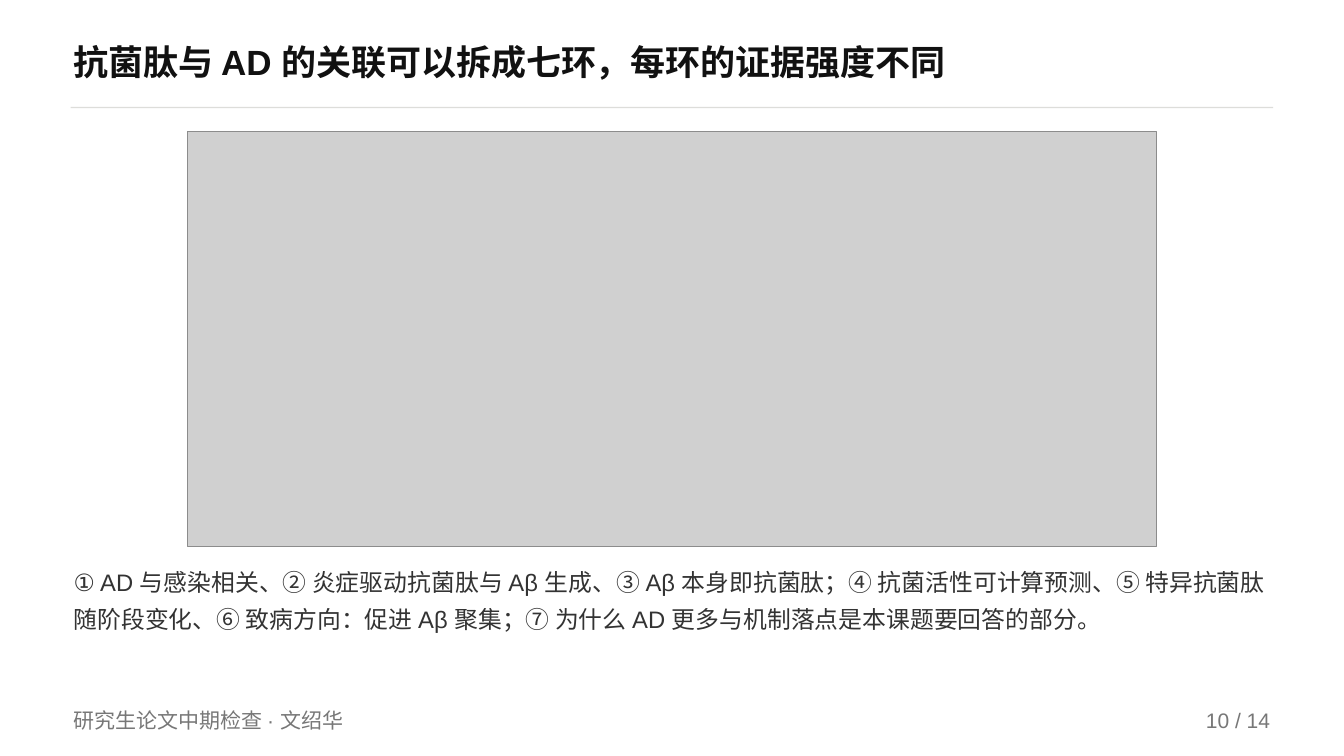
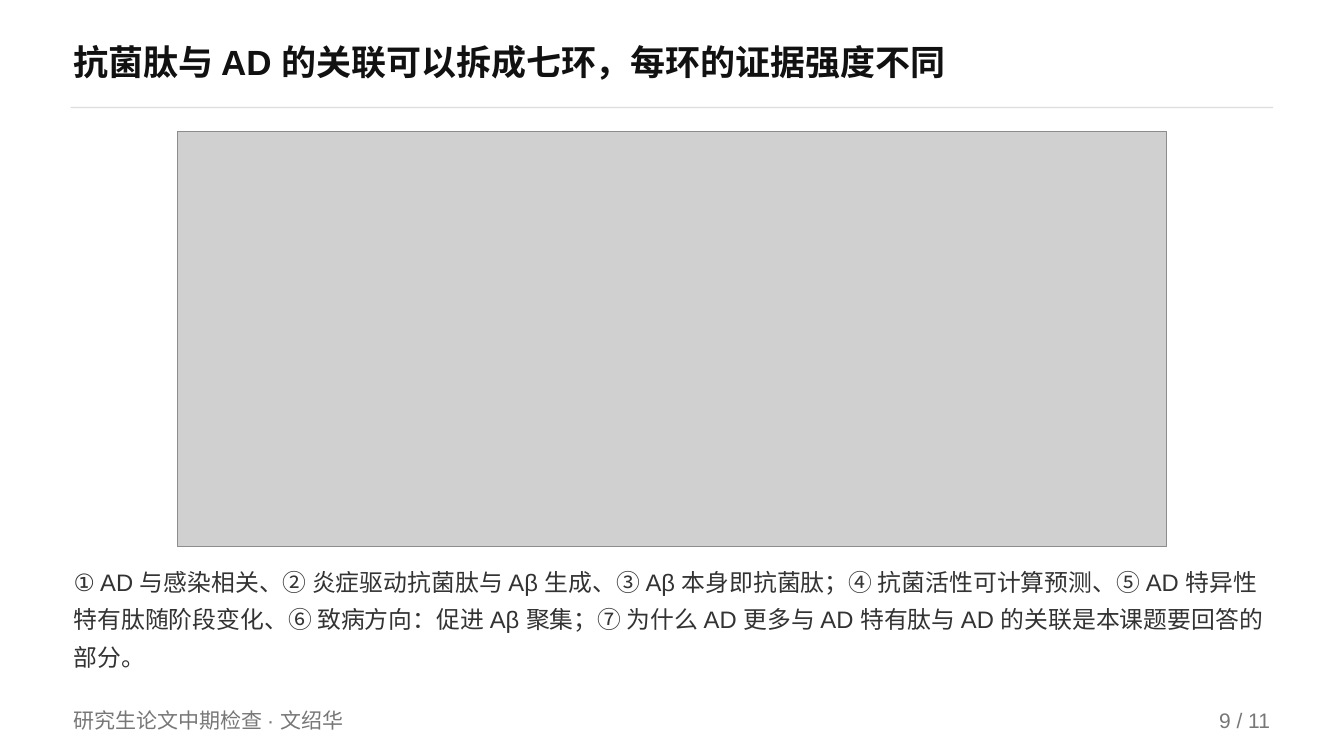
Before and after one commit to mqgg5630-cyber/zhongqi, a slide deck: slide 9 of 中间版2/中期答辩_H_nature风.pptx (slide 10 before the commit). Drawn at 1344x756 pixels with LibreOffice and Linux fonts; fonts in the diff are those of the drawing; grey boxes stand for pictures. Boxes give left, top, right and bottom in pixels: in the first picture for what was removed or moved away, otherwise in the second. Text is boxed around its words. In the diff, an @@ line names an element or a change of style, - is before the commit and + after.

Commit message:
PPT/docx 按老师意见整改：AD 特异性特有肽、删减三页、补检查小组
- 研究对象统一为“AD 特异性特有抗菌肽”（AD 组特有）：流程页第 ⑨/⑩ 步、
  去重页、机制页、A/B—G 各版 PPT 与 4 份 docx、（60 条文献的）机制说明一致
- 关联分析落点改为“AD 特有肽与 AD 的关联”，全仓不再出现“给出候选优先序”
- 中间版 2（最终答辩 PPT）删掉“与开题计划相比”“八个问题逐一作答”“文献支撑一览”
  三页，机制页只留七环逻辑链与 AChE–Aβ 动力学，共 11 页，谢谢页仍在最后
- 流程页写明 MetaBAT2 · MaxBin2 · CONCOCT 三个分箱算法 + metaWRAP 提纯
- 检查小组成员填入 4 份 docx 与单页签字页：组长 李向阳，组员 江婷婷、孙杰、高洪伟
- 新增文献 [59] iScience 2026、[60] Front Aging Neurosci 2024 支撑“AD 组特异”，
  并把“无 AD 特有抗菌肽直接报道”写成边界
- check_all / check_ppt / check_layout / check_consistency / check_ps1 全通过（0 soft warning）

```diff
--- a/中间版2/中期答辩_H_nature风.pptx
+++ b/中间版2/中期答辩_H_nature风.pptx
@@ picture: place and size @@
-picture at (188, 131, 1157, 546)
+picture at (177, 131, 1168, 546)
@@ text at (74, 571, 1263, 668): text changed @@
-① AD 与感染相关、② 炎症驱动抗菌肽与 Aβ 生成、③ Aβ 本身即抗菌肽；④ 抗菌活性可计算预测、⑤ 特异抗菌肽随阶段变化、⑥ 致病方向：促进 Aβ 聚集；⑦ 为什么 AD 更多与机制落点是本课题要回答的部分。
+① AD 与感染相关、② 炎症驱动抗菌肽与 Aβ 生成、③ Aβ 本身即抗菌肽；④ 抗菌活性可计算预测、⑤ AD 特异性特有肽随阶段变化、⑥ 致病方向：促进 Aβ 聚集；⑦ 为什么 AD 更多与 AD 特有肽与 AD 的关联是本课题要回答的部分。
@@ text at (1219, 713, 1270, 728): text changed @@
-10 / 14
+9 / 11
```
Also in this commit, not shown: 10 other slides changed, 3 slides removed, 46 other files.
